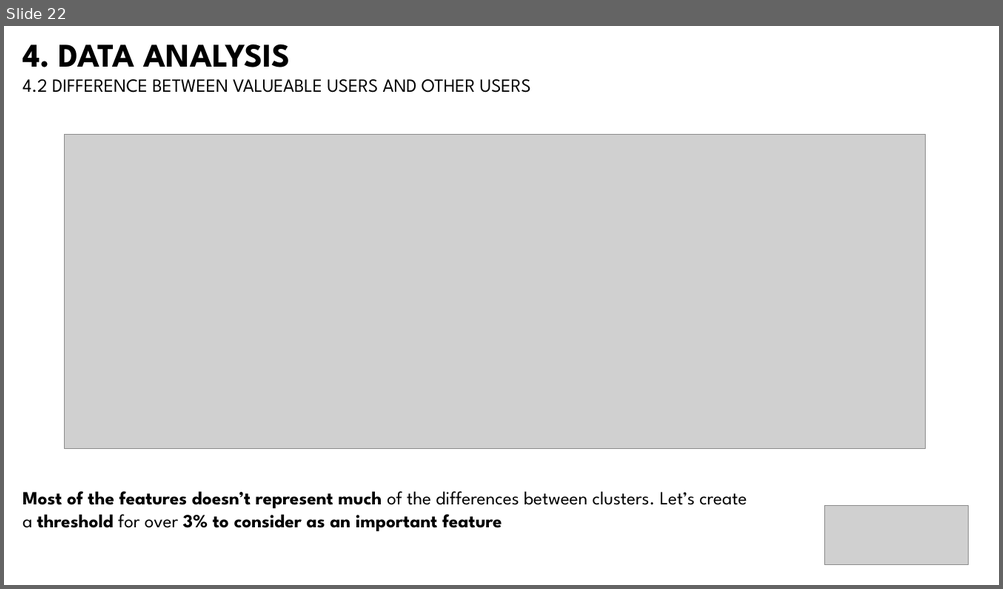
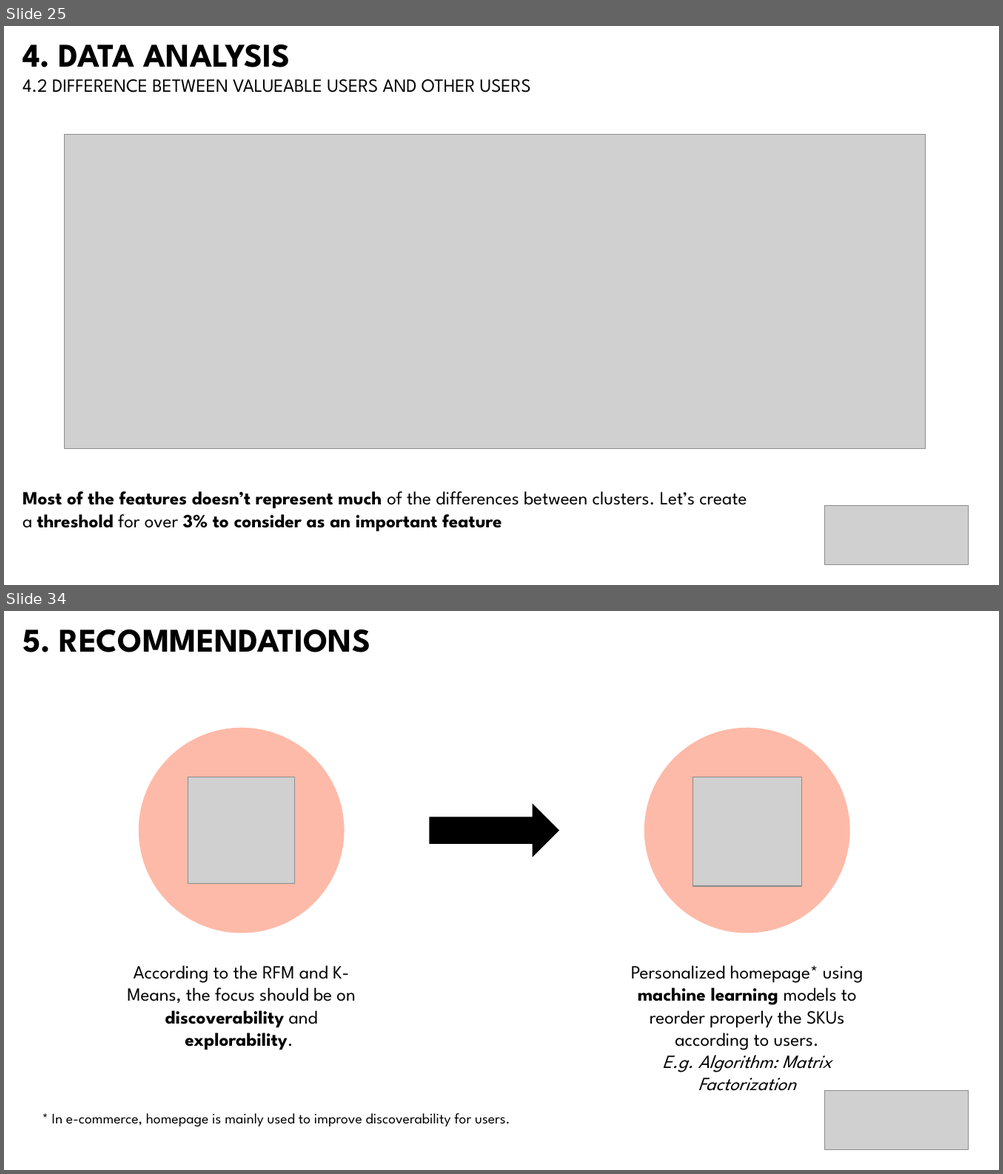
Before and after one commit to bbucalonserra/sales-membership-analysis, a slide deck: presentation.pptx. Shown one above the other, each under a label of ours: slide 22 before the commit, slides 25 and 34 after it; the slides between them are not shown. The pictures are 1003x589 and 1003x1174 pixels, drawn with LibreOffice and Linux fonts; fonts in the diff are those of the drawing; grey boxes stand for pictures. Boxes give left, top, right and bottom in pixels: in the first picture for what was removed or moved away, otherwise in the second. Text is boxed around its words. In the diff, an @@ line names an element or a change of style, - is before the commit and + after.

```diff
--- a/presentation.pptx
+++ b/presentation.pptx
@@ slide 34 added at [4, 611, 999, 1170], background #FFFFFF @@
@@ text added at [22, 629, 370, 652], 32 pt, text #000000, bold @@
+5. RECOMMENDATIONS
@@ ellipse added at [138, 728, 344, 934], fill #FEBAA8 @@
@@ ellipse added at [644, 728, 850, 934], fill #FEBAA8 @@
@@ picture added at [188, 777, 295, 884] @@
@@ picture added at [693, 777, 802, 886] @@
@@ right arrow added at [430, 803, 559, 857], fill #000000 @@
@@ text added at [127, 965, 355, 1051], 18 pt, text #000000 @@
+According to the RFM and K-Means, the focus should be on discoverability and explorability.
@@ text added at [631, 965, 863, 1091], 18 pt, text #000000 @@
+Personalized homepage* using machine learning models to reorder properly the SKUs according to users.
+E.g. Algorithm: Matrix Factorization
@@ picture added at [824, 1091, 967, 1150] @@
@@ text added at [52, 1113, 510, 1128], 14 pt, text #000000 @@
+* In e-commerce, homepage is mainly used to improve discoverability for users.
@@ what was slide 22 is now slide 25 @@
```
Also in this commit, not shown: 11 slides changed, 6 other slides added, 2 other files.
